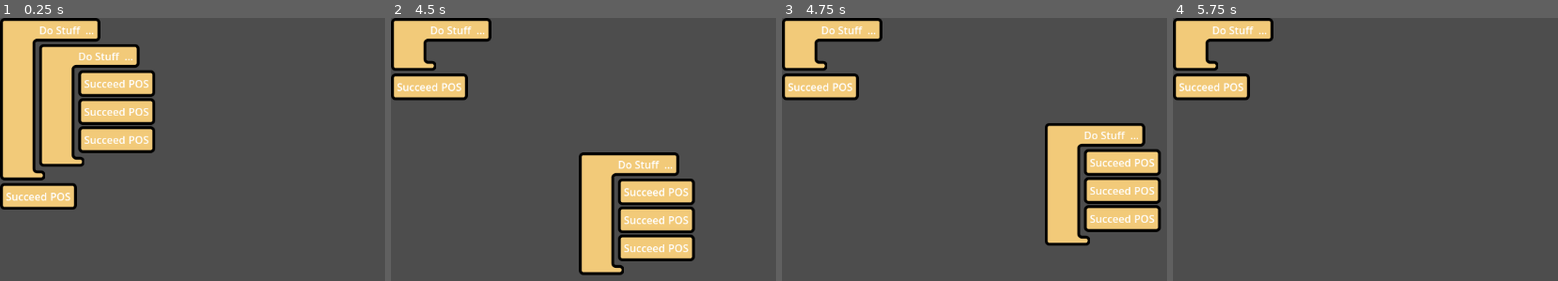
Above: before the commit, frames 1-4 (left to right).
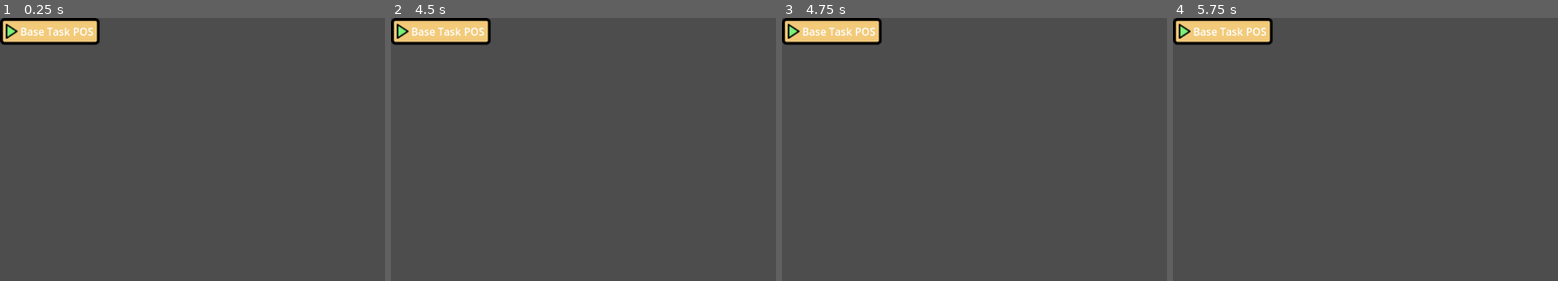
Above: after the commit, the same moments.

Repository: tefla/SpecialCirumstances
Game: Godot game, scene res://TaskTest.tscn
Two runs of this game, one before a commit and one after it. Both use one fixed random seed, a clock stepped at 60 frames per second and the inputs below.
Inputs (mouse positions are in pixels of both pictures, inside the frame that each line leads up to):
- Up to frame 1 (0.25 s): no input
- Up to frame 2 (4.5 s): tap Enter at 0.5, 2, 3.5 s; move the mouse to (outside the picture) at 0.52 s; press the mouse at (outside the picture) at 0.53 s; hold D (RightKey) 0.53-1.25 s; release the mouse at (outside the picture) at 1.25 s; tap Space at 1.25, 2.75, 4.25 s; drag from (618, 249) to (outside the picture) at 1.27 s; move the mouse to (outside the picture) at 2.02 s; hold D (RightKey) 2.03-2.75 s; tap 2 (MouseModeSingle) at 2.1 s; click (outside the picture) at 2.17 s; drag from (outside the picture) to (541, 165) at 2.77 s; move the mouse to (outside the picture) at 3.52 s; hold A (LeftKey) 3.53-4.25 s; tap Mouse wheel down (ZoomOut) at 3.6 s; click (outside the picture) at 3.67 s; drag from (541, 165) to (652, 123) at 4.27 s
- Up to frame 3 (4.75 s): no input
- Up to frame 4 (5.75 s): move the mouse to (outside the picture) at 5.02 s; hold S (DownKey) from 5.03 s (still down); tap U at 5.1 s; click (outside the picture) at 5.17 s

The runs differ from the first frame. In frame 1, 20% of the frame differs, in the area x 0-41%, y 0-73%; in frame 2, 16%; in frame 3, 16%; in frame 4, 4.1%.

Commit message:
more stuff

Diff:
--- a/Assets/blocks.svg
+++ b/Assets/blocks.svg
@@ -24,9 +24,9 @@
      inkscape:deskcolor="#d1d1d1"
      inkscape:document-units="mm"
      showgrid="true"
-     inkscape:zoom="0.37861252"
-     inkscape:cx="-101.68708"
-     inkscape:cy="229.78638"
+     inkscape:zoom="6.0578003"
+     inkscape:cx="54.557757"
+     inkscape:cy="798.1445"
      inkscape:window-width="2490"
      inkscape:window-height="1043"
      inkscape:window-x="1990"
@@ -415,5 +415,34 @@
        id="path1387-7"
        inkscape:path-effect="#path-effect1389-9"
        inkscape:original-d="m 56.885419,83.343749 h 39.687495 v 13.22917 H 70.114585 v 13.229171 h 26.458329 v 13.22916 H 70.114585 v 13.22916 h 26.458329 v 13.22917 H 56.885419 Z" />
+    <path
+       style="fill:#f2ca79;stroke:#000000;stroke-width:0.565;stroke-linecap:round;stroke-linejoin:round;paint-order:markers fill stroke;fill-opacity:1;stroke-dasharray:none"
+       d="m 14.552083,212.98959 3.968751,2.64583 -3.968751,2.64583 z"
+       id="path316"
+       inkscape:export-filename="path316.png"
+       inkscape:export-xdpi="96"
+       inkscape:export-ydpi="96" />
+    <path
+       style="fill:#dc8fd3;fill-opacity:1;stroke:#000000;stroke-width:0.565;stroke-linecap:round;stroke-linejoin:round;paint-order:markers fill stroke;stroke-dasharray:none"
+       d="m 21.166666,212.98959 3.968752,2.64583 -3.968752,2.64583 z"
+       id="path316-3" />
+    <path
+       style="fill:#79cbf2;fill-opacity:1;stroke:#000000;stroke-width:0.565;stroke-linecap:round;stroke-linejoin:round;paint-order:markers fill stroke;stroke-dasharray:none"
+       d="m 27.78125,212.98959 3.968751,2.64583 -3.968751,2.64583 z"
+       id="path316-6" />
+    <path
+       style="fill:#7bf279;fill-opacity:1;stroke:#000000;stroke-width:0.565;stroke-linecap:round;stroke-linejoin:round;paint-order:markers fill stroke;stroke-dasharray:none"
+       d="m 34.395833,212.98959 3.968751,2.64583 -3.968751,2.64583 z"
+       id="path316-7"
+       inkscape:export-filename="path316-7.png"
+       inkscape:export-xdpi="96"
+       inkscape:export-ydpi="96" />
+    <path
+       style="fill:#ea3c2a;fill-opacity:1;stroke:#000000;stroke-width:0.565;stroke-linecap:round;stroke-linejoin:round;stroke-dasharray:none;paint-order:markers fill stroke"
+       d="m 14.552084,206.37501 3.968751,2.64583 -3.968751,2.64583 z"
+       id="path316-7-3"
+       inkscape:export-filename="path316-7-3.png"
+       inkscape:export-xdpi="96"
+       inkscape:export-ydpi="96" />
   </g>
 </svg>
--- a/TaskTest.gd
+++ b/TaskTest.gd
@@ -1,14 +1,16 @@
-@tool
 extends Node2D
 
-@export var task_list: Array[Task] = []
+@export var task: Task
 # Called when the node enters the scene tree for the first time.
 func _ready() -> void:
-	for task in task_list:
-		var ui = task.get_block()
-		$TaskList.add_child(ui)
-
+	task.tree = task
+	var ui = task.get_block()
+	$TaskList.add_child(ui)
+	task.start()
 
 # Called every frame. 'delta' is the elapsed time since the previous frame.
 func _process(delta: float) -> void:
-	pass
+	#if task.status not in [task.FAILED, task.CANCELLED, task.SUCCEEDED]:
+	print(task.status)
+	task.run()
+	print(task.status)
--- a/TaskTest.tscn
+++ b/TaskTest.tscn
@@ -1,44 +1,35 @@
-[gd_scene load_steps=12 format=3 uid="uid://3n7ipgfj5xvh"]
+[gd_scene load_steps=11 format=3 uid="uid://3n7ipgfj5xvh"]
 
 [ext_resource type="Script" path="res://TaskTest.gd" id="1_t3p00"]
 [ext_resource type="Script" path="res://Tasks/Task.gd" id="2_o3aat"]
 [ext_resource type="Script" path="res://Tasks/TaskProperty.gd" id="3_s5atu"]
 [ext_resource type="Script" path="res://Tasks/LeafTasks/Succeed.gd" id="4_74auw"]
 [ext_resource type="Script" path="res://Tasks/Sequence.gd" id="6_avs1s"]
+[ext_resource type="Script" path="res://Tasks/UntilSuccess.gd" id="6_q6lj6"]
 
-[sub_resource type="Resource" id="Resource_miq2x"]
+[sub_resource type="Resource" id="Resource_xtl8c"]
 script = ExtResource("4_74auw")
 default_properties = Array[ExtResource("3_s5atu")]([])
 children = Array[ExtResource("2_o3aat")]([])
 
-[sub_resource type="Resource" id="Resource_8hm01"]
+[sub_resource type="Resource" id="Resource_jsqlc"]
 script = ExtResource("4_74auw")
 default_properties = Array[ExtResource("3_s5atu")]([])
 children = Array[ExtResource("2_o3aat")]([])
 
-[sub_resource type="Resource" id="Resource_1lpmt"]
-script = ExtResource("4_74auw")
-default_properties = Array[ExtResource("3_s5atu")]([])
-children = Array[ExtResource("2_o3aat")]([])
-
-[sub_resource type="Resource" id="Resource_3if4m"]
+[sub_resource type="Resource" id="Resource_5rh7u"]
 script = ExtResource("6_avs1s")
 default_properties = Array[ExtResource("3_s5atu")]([])
-children = Array[ExtResource("2_o3aat")]([SubResource("Resource_miq2x"), SubResource("Resource_8hm01"), SubResource("Resource_1lpmt")])
+children = Array[ExtResource("2_o3aat")]([SubResource("Resource_xtl8c"), SubResource("Resource_jsqlc")])
 
-[sub_resource type="Resource" id="Resource_ulm8p"]
-script = ExtResource("6_avs1s")
+[sub_resource type="Resource" id="Resource_su4vd"]
+script = ExtResource("6_q6lj6")
 default_properties = Array[ExtResource("3_s5atu")]([])
-children = Array[ExtResource("2_o3aat")]([SubResource("Resource_3if4m")])
-
-[sub_resource type="Resource" id="Resource_g2v3b"]
-script = ExtResource("4_74auw")
-default_properties = Array[ExtResource("3_s5atu")]([])
-children = Array[ExtResource("2_o3aat")]([])
+children = Array[ExtResource("2_o3aat")]([SubResource("Resource_5rh7u")])
 
 [node name="TaskTest" type="Node2D"]
 script = ExtResource("1_t3p00")
-task_list = Array[ExtResource("2_o3aat")]([SubResource("Resource_ulm8p"), SubResource("Resource_g2v3b")])
+task = SubResource("Resource_su4vd")
 
 [node name="TaskList" type="VBoxContainer" parent="."]
 offset_right = 40.0
--- /dev/null
+++ b/Tasks/Blocks/BlockFunction.tscn
@@ -0,0 +1,43 @@
+[gd_scene load_steps=5 format=3 uid="uid://53qsp2e2qm"]
+
+[ext_resource type="Script" path="res://Tasks/Blocks/function_block.gd" id="1_6rbd5"]
+[ext_resource type="StyleBox" uid="uid://uxq4c8d8dwmm" path="res://Unit/UI/function.tres" id="2_l3hvx"]
+[ext_resource type="Texture2D" uid="uid://dftc434hupcc1" path="res://Assets/path316-7.png" id="3_aulle"]
+
+[sub_resource type="StyleBoxTexture" id="StyleBoxTexture_71l5y"]
+texture = ExtResource("3_aulle")
+
+[node name="VBoxContainer" type="VBoxContainer"]
+offset_left = 13.0
+offset_top = 15.0
+offset_right = 442.0
+offset_bottom = 349.0
+mouse_filter = 0
+theme_override_constants/separation = 0
+script = ExtResource("1_6rbd5")
+
+[node name="MarginContainer2" type="PanelContainer" parent="."]
+layout_mode = 2
+size_flags_horizontal = 0
+mouse_filter = 1
+theme_override_styles/panel = ExtResource("2_l3hvx")
+
+[node name="HBoxContainer" type="HBoxContainer" parent="MarginContainer2"]
+layout_mode = 2
+
+[node name="Status" type="PanelContainer" parent="MarginContainer2/HBoxContainer"]
+custom_minimum_size = Vector2(18, 0)
+layout_mode = 2
+size_flags_horizontal = 0
+theme_override_styles/panel = SubResource("StyleBoxTexture_71l5y")
+
+[node name="Name" type="Label" parent="MarginContainer2/HBoxContainer"]
+unique_name_in_owner = true
+layout_mode = 2
+mouse_filter = 1
+text = "Move to"
+
+[node name="Params" type="Label" parent="MarginContainer2/HBoxContainer"]
+layout_mode = 2
+mouse_filter = 1
+text = "POS"
--- /dev/null
+++ b/Tasks/Blocks/BlockStatement.tscn
@@ -0,0 +1,79 @@
+[gd_scene load_steps=10 format=3 uid="uid://bu1uf3cx55xxp"]
+
+[ext_resource type="Script" path="res://Tasks/Blocks/statement_block.gd" id="1_q7p3o"]
+[ext_resource type="StyleBox" uid="uid://bqewd5hcqoc82" path="res://Unit/UI/statement-top.tres" id="2_rpfvj"]
+[ext_resource type="StyleBox" uid="uid://bkv6ksvcop66e" path="res://Unit/UI/statement-middle.tres" id="3_rnojs"]
+[ext_resource type="Texture2D" uid="uid://dftc434hupcc1" path="res://Assets/path316-7.png" id="3_spn54"]
+[ext_resource type="Script" path="res://Tasks/Blocks/StatementBlockChildrenContainer.gd" id="4_10564"]
+[ext_resource type="StyleBox" uid="uid://tlsr7n8tuasn" path="res://Unit/UI/statement-bottom.tres" id="5_ijia5"]
+[ext_resource type="Script" path="res://Tasks/Blocks/StatementBlockFooterContainer.gd" id="6_7twpq"]
+
+[sub_resource type="StyleBoxTexture" id="StyleBoxTexture_m7pq4"]
+texture = ExtResource("3_spn54")
+
+[sub_resource type="StyleBoxEmpty" id="StyleBoxEmpty_hakht"]
+
+[node name="VBoxContainer" type="VBoxContainer"]
+offset_left = 13.0
+offset_top = 15.0
+offset_right = 442.0
+offset_bottom = 349.0
+size_flags_horizontal = 0
+theme_override_constants/separation = 0
+script = ExtResource("1_q7p3o")
+
+[node name="MarginContainer2" type="PanelContainer" parent="."]
+layout_mode = 2
+size_flags_horizontal = 0
+mouse_filter = 1
+theme_override_styles/panel = ExtResource("2_rpfvj")
+
+[node name="HBoxContainer" type="HBoxContainer" parent="MarginContainer2"]
+layout_mode = 2
+
+[node name="Status" type="PanelContainer" parent="MarginContainer2/HBoxContainer"]
+custom_minimum_size = Vector2(18, 0)
+layout_mode = 2
+size_flags_horizontal = 0
+theme_override_styles/panel = SubResource("StyleBoxTexture_m7pq4")
+
+[node name="HBoxContainer" type="HBoxContainer" parent="MarginContainer2/HBoxContainer"]
+layout_mode = 2
+
+[node name="Name" type="Label" parent="MarginContainer2/HBoxContainer/HBoxContainer"]
+layout_mode = 2
+mouse_filter = 1
+text = "Do Stuff "
+
+[node name="Params" type="Label" parent="MarginContainer2/HBoxContainer/HBoxContainer"]
+layout_mode = 2
+mouse_filter = 1
+text = "..."
+
+[node name="ChildrenContainer" type="PanelContainer" parent="."]
+layout_mode = 2
+size_flags_horizontal = 0
+theme_override_styles/panel = ExtResource("3_rnojs")
+script = ExtResource("4_10564")
+
+[node name="ChildrenMarginContainer" type="MarginContainer" parent="ChildrenContainer"]
+layout_mode = 2
+
+[node name="DropChildren" type="PanelContainer" parent="ChildrenContainer/ChildrenMarginContainer"]
+unique_name_in_owner = true
+custom_minimum_size = Vector2(50, 0)
+layout_mode = 2
+theme_override_styles/panel = SubResource("StyleBoxEmpty_hakht")
+
+[node name="BlockChildren" type="VBoxContainer" parent="ChildrenContainer/ChildrenMarginContainer/DropChildren"]
+unique_name_in_owner = true
+custom_minimum_size = Vector2(0, 20)
+layout_mode = 2
+theme_override_constants/separation = 2
+
+[node name="FooterContainer" type="PanelContainer" parent="."]
+custom_minimum_size = Vector2(50, 0)
+layout_mode = 2
+size_flags_horizontal = 0
+theme_override_styles/panel = ExtResource("5_ijia5")
+script = ExtResource("6_7twpq")
--- a/Tasks/Blocks/NewBlockFunction.tscn
+++ /dev/null
@@ -1,33 +0,0 @@
-[gd_scene load_steps=3 format=3 uid="uid://53qsp2e2qm"]
-
-[ext_resource type="Script" path="res://Tasks/Blocks/function_block.gd" id="1_vwo8l"]
-[ext_resource type="StyleBox" uid="uid://uxq4c8d8dwmm" path="res://Unit/UI/function.tres" id="2_opsgw"]
-
-[node name="VBoxContainer" type="VBoxContainer"]
-offset_left = 13.0
-offset_top = 15.0
-offset_right = 442.0
-offset_bottom = 349.0
-mouse_filter = 0
-theme_override_constants/separation = 0
-script = ExtResource("1_vwo8l")
-
-[node name="MarginContainer2" type="PanelContainer" parent="."]
-layout_mode = 2
-size_flags_horizontal = 0
-mouse_filter = 1
-theme_override_styles/panel = ExtResource("2_opsgw")
-
-[node name="HBoxContainer" type="HBoxContainer" parent="MarginContainer2"]
-layout_mode = 2
-
-[node name="Name" type="Label" parent="MarginContainer2/HBoxContainer"]
-unique_name_in_owner = true
-layout_mode = 2
-mouse_filter = 1
-text = "Move to"
-
-[node name="Params" type="Label" parent="MarginContainer2/HBoxContainer"]
-layout_mode = 2
-mouse_filter = 1
-text = "POS"
--- a/Tasks/Blocks/NewBlockStatement.tscn
+++ /dev/null
@@ -1,66 +0,0 @@
-[gd_scene load_steps=8 format=3 uid="uid://bu1uf3cx55xxp"]
-
-[ext_resource type="Script" path="res://Tasks/Blocks/statement_block.gd" id="1_8m3mt"]
-[ext_resource type="StyleBox" uid="uid://bqewd5hcqoc82" path="res://Unit/UI/statement-top.tres" id="2_2557c"]
-[ext_resource type="StyleBox" uid="uid://bkv6ksvcop66e" path="res://Unit/UI/statement-middle.tres" id="3_igsn1"]
-[ext_resource type="StyleBox" uid="uid://tlsr7n8tuasn" path="res://Unit/UI/statement-bottom.tres" id="4_54viv"]
-[ext_resource type="Script" path="res://Tasks/Blocks/StatementBlockChildrenContainer.gd" id="4_ulkeh"]
-[ext_resource type="Script" path="res://Tasks/Blocks/StatementBlockFooterContainer.gd" id="6_igyvm"]
-
-[sub_resource type="StyleBoxEmpty" id="StyleBoxEmpty_hakht"]
-
-[node name="VBoxContainer" type="VBoxContainer"]
-offset_left = 13.0
-offset_top = 15.0
-offset_right = 442.0
-offset_bottom = 349.0
-size_flags_horizontal = 0
-theme_override_constants/separation = 0
-script = ExtResource("1_8m3mt")
-
-[node name="MarginContainer2" type="PanelContainer" parent="."]
-layout_mode = 2
-size_flags_horizontal = 0
-mouse_filter = 1
-theme_override_styles/panel = ExtResource("2_2557c")
-
-[node name="HBoxContainer" type="HBoxContainer" parent="MarginContainer2"]
-layout_mode = 2
-
-[node name="Name" type="Label" parent="MarginContainer2/HBoxContainer"]
-layout_mode = 2
-mouse_filter = 1
-text = "Do Stuff "
-
-[node name="Params" type="Label" parent="MarginContainer2/HBoxContainer"]
-layout_mode = 2
-mouse_filter = 1
-text = "..."
-
-[node name="ChildrenContainer" type="PanelContainer" parent="."]
-layout_mode = 2
-size_flags_horizontal = 0
-theme_override_styles/panel = ExtResource("3_igsn1")
-script = ExtResource("4_ulkeh")
-
-[node name="ChildrenMarginContainer" type="MarginContainer" parent="ChildrenContainer"]
-layout_mode = 2
-
-[node name="DropChildren" type="PanelContainer" parent="ChildrenContainer/ChildrenMarginContainer"]
-unique_name_in_owner = true
-custom_minimum_size = Vector2(50, 0)
-layout_mode = 2
-theme_override_styles/panel = SubResource("StyleBoxEmpty_hakht")
-
-[node name="BlockChildren" type="VBoxContainer" parent="ChildrenContainer/ChildrenMarginContainer/DropChildren"]
-unique_name_in_owner = true
-custom_minimum_size = Vector2(0, 20)
-layout_mode = 2
-theme_override_constants/separation = 2
-
-[node name="FooterContainer" type="PanelContainer" parent="."]
-custom_minimum_size = Vector2(50, 0)
-layout_mode = 2
-size_flags_horizontal = 0
-theme_override_styles/panel = ExtResource("4_54viv")
-script = ExtResource("6_igyvm")
--- a/Tasks/Blocks/StatementBlockChildrenContainer.gd
+++ b/Tasks/Blocks/StatementBlockChildrenContainer.gd
@@ -1,7 +1,6 @@
 extends PanelContainer
 
 func _can_drop_data(at_position: Vector2, data: Variant) -> bool:
-	print(data)
 	return true
 
 func _drop_data(at_position: Vector2, data: Variant) -> void:
--- a/Tasks/Blocks/StatementBlockFooterContainer.gd
+++ b/Tasks/Blocks/StatementBlockFooterContainer.gd
@@ -1,7 +1,6 @@
 extends PanelContainer
 
 func _can_drop_data(at_position: Vector2, data: Variant) -> bool:
-	print(data)
 	return true
 
 func _drop_data(at_position: Vector2, data: Variant) -> void:
--- a/Tasks/Blocks/baseblock.gd
+++ b/Tasks/Blocks/baseblock.gd
@@ -6,14 +6,6 @@
 func set_task(task: Task):
 	print("Shoun't be called")
 
-# Called when the node enters the scene tree for the first time.
-func _ready() -> void:
-	pass # Replace with function body.
-
-
-# Called every frame. 'delta' is the elapsed time since the previous frame.
-func _process(delta: float) -> void:
-	pass
 
 func _get_drag_data(at_position: Vector2) -> Variant:
 	# Duplicate ourselves for preview
--- a/Tasks/Blocks/function_block.gd
+++ b/Tasks/Blocks/function_block.gd
@@ -2,15 +2,6 @@
 extends BaseBlock
 class_name BlockFunction
 
-
-# Called when the node enters the scene tree for the first time.
-func _ready() -> void:
-	pass # Replace with function body.
-
-
-# Called every frame. 'delta' is the elapsed time since the previous frame.
-func _process(delta: float) -> void:
-	pass
 
 func add_child_block():
 	print("Can't add children to function blocks")
--- a/Tasks/Blocks/statement_block.gd
+++ b/Tasks/Blocks/statement_block.gd
@@ -3,27 +3,9 @@
 class_name StatementBlock
 
 
-
-# Called when the node enters the scene tree for the first time.
-func _ready() -> void:
-	pass # Replace with function body.
-
-
-# Called every frame. 'delta' is the elapsed time since the previous frame.
-func _process(delta: float) -> void:
-	pass
-
 func add_child_block(block: BaseBlock):
 	%BlockChildren.add_child(block)
 
-#func _get_drag_data(at_position: Vector2) -> Variant:
-#	pass
-	#print("Hi")
-	#var data = {
-		#"node": self
-	#}
-	#set_drag_preview(duplicate())
-	#return data
 func set_task(task: Task):
 	_task = task
 	for sub_task in _task.children:
--- /dev/null
+++ b/Tasks/RunTask.gd
@@ -0,0 +1,6 @@
+extends Task
+
+func _init() -> void:
+	tree = self
+	start()
+	running()
--- a/Tasks/Sequence.gd
+++ b/Tasks/Sequence.gd
@@ -7,12 +7,14 @@
 var current_child = 0
 
 func _init() -> void:
-	block = preload("res://Tasks/Blocks/NewBlockStatement.tscn")
+	block = preload("Blocks/BlockStatement.tscn")
+	name = "Sequence"
 	canHaveChildren = true
 
 func run():
-	children[current_child].run()
-	running()
+	if status in [FRESH, RUNNING]:
+		children[current_child].run()
+		running()
 
 func child_success():
 	current_child += 1
--- a/Tasks/Task.gd
+++ b/Tasks/Task.gd
@@ -4,7 +4,7 @@
 
 var name = "Base Task"
 @export var default_properties: Array[TaskProperty] = []
-var block: PackedScene = preload("res://Tasks/Blocks/NewBlockFunction.tscn")
+var block: PackedScene = preload("Blocks/BlockFunction.tscn")
 
 #region Children
 var canHaveChildren: bool = false
@@ -34,16 +34,19 @@
 		control.child_running()
 
 func success():
+	print("success", name)
 	status = SUCCEEDED
 	if control != null:
 		control.child_success()
 
 func fail():
+	print("fail", name)
 	status = FAILED
 	if control != null:
 		control.child_fail()
 
 func cancel():
+	print("cancel", name)
 	if status == RUNNING:
 		status = CANCELLED
 		# Cancel child tasks
@@ -66,6 +69,7 @@
 
 # Non-final non-abstact methods
 func start():
+	print("starting task", name)
 	status = FRESH
 	for child in children:
 		child.control = self
--- /dev/null
+++ b/Tasks/UntilSuccess.gd
@@ -0,0 +1,16 @@
+extends Task
+
+# Only reports a success
+
+class_name UntilSuccess
+
+func run():
+	children[0].run()
+	running()
+
+func child_success():
+	success()
+
+# Ignore child failure
+func child_fail():
+	pass
--- a/Unit/UI/statement-top.tres
+++ b/Unit/UI/statement-top.tres
@@ -3,8 +3,9 @@
 [ext_resource type="Texture2D" uid="uid://c28wxu1u6x0v4" path="res://Assets/blocks/statement-yellow-block.png" id="1_x6g2y"]
 
 [resource]
+content_margin_left = 18.0
 texture = ExtResource("1_x6g2y")
-texture_margin_left = 60.0
+texture_margin_left = 104.0
 texture_margin_top = 7.0
 texture_margin_right = 9.0
 texture_margin_bottom = 7.0
Binary file added: Assets/blocks/blue_.png
Not shown, added: Assets/blocks/blue_.png.import
Binary file added: Assets/blocks/bluec.png
Not shown, added: Assets/blocks/bluec.png.import
Binary file added: Assets/blocks/bluee.png
Not shown, added: Assets/blocks/bluee.png.import
Binary file added: Assets/blocks/green_.png
Not shown, added: Assets/blocks/green_.png.import
Binary file added: Assets/blocks/greenc.png
Not shown, added: Assets/blocks/greenc.png.import
Binary file added: Assets/blocks/greene.png
Not shown, added: Assets/blocks/greene.png.import
(and 14 more such lines)
